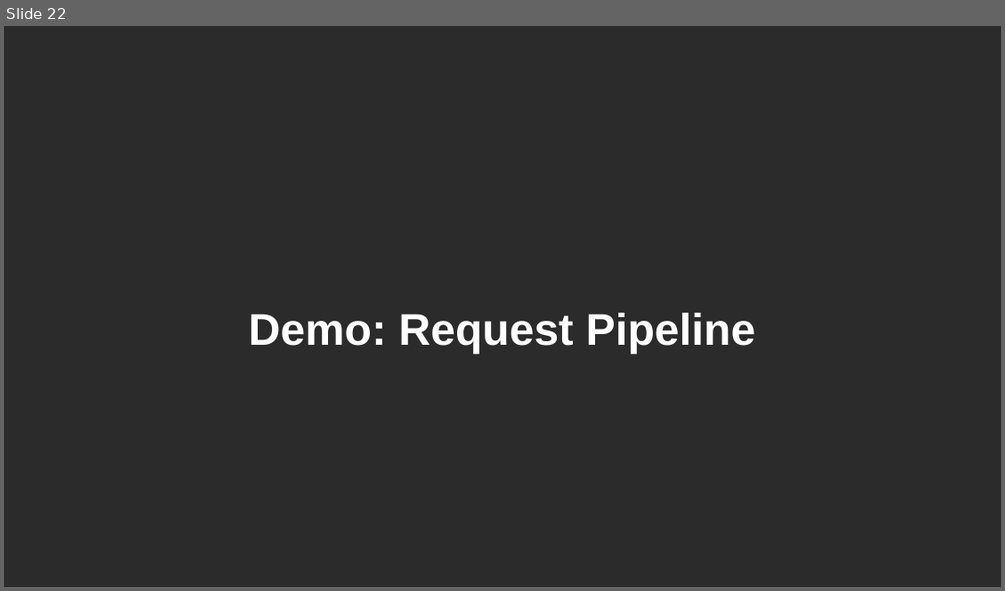
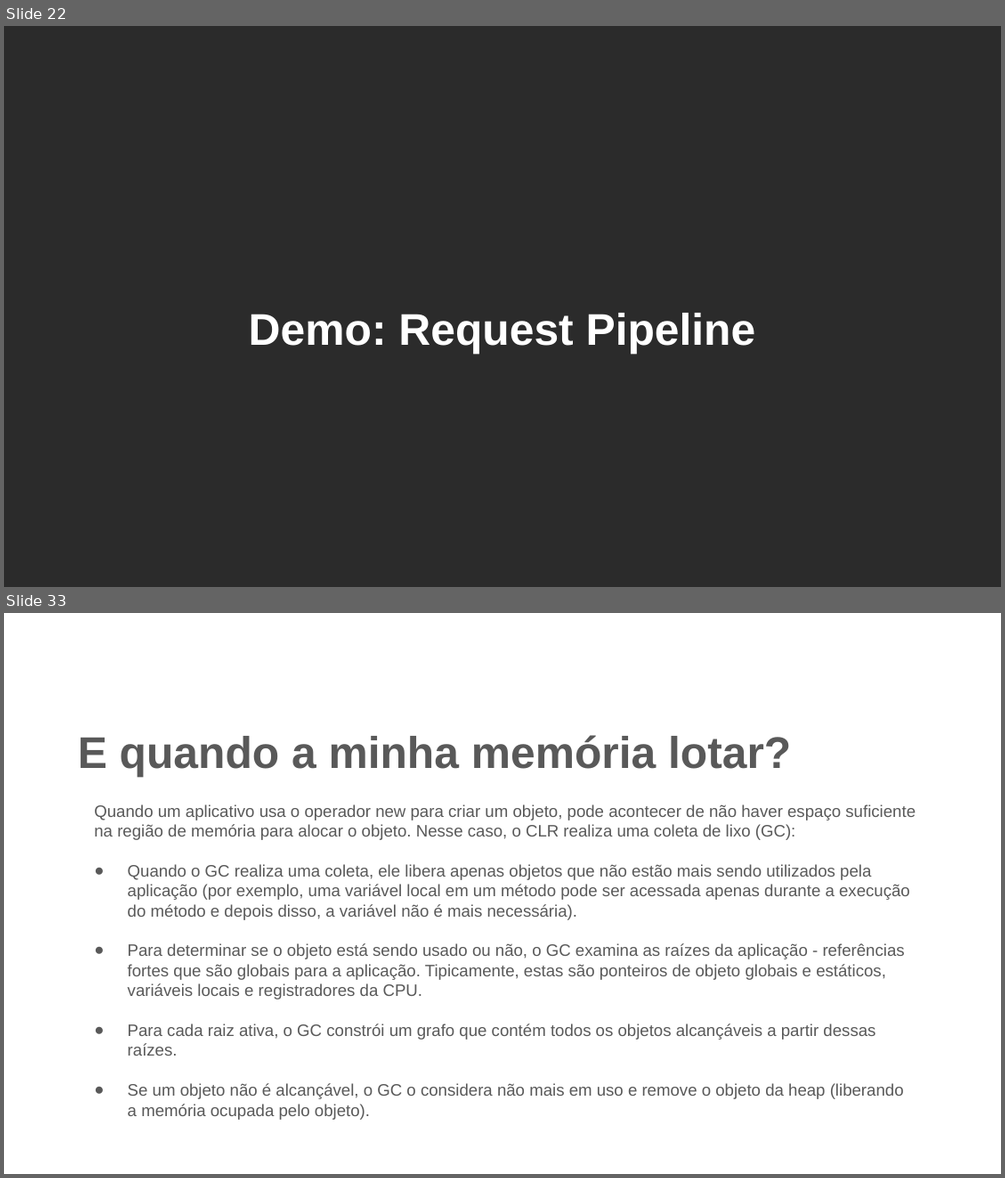
Before and after one commit to claudiogodoy99/curso-performance-dotnet, a slide deck: ppts/Fundamentos de Performance em .NET .pptx. Shown one above the other, each under a label of ours: slide 22 before the commit, slides 22 and 33 after it; the slides between them are not shown. The pictures are 1005x591 and 1005x1178 pixels, drawn with LibreOffice and Linux fonts; fonts in the diff are those of the drawing; background and template pictures are left out; a plain dark background stands for a picture behind light text. Boxes give left, top, right and bottom in pixels: in the first picture for what was removed or moved away, otherwise in the second. Text is boxed around its words. In the diff, an @@ line names an element or a change of style, - is before the commit and + after.

```diff
--- a/ppts/Fundamentos de Performance em .NET .pptx
+++ b/ppts/Fundamentos de Performance em .NET .pptx
@@ slide 33 added at [4, 613, 1001, 1174], background picture (left out) @@
@@ text added at [78, 735, 791, 778], 32 pt, text #595959, bold @@
+E quando a minha memória lotar?
@@ text added at [94, 804, 915, 1119], 12 pt, text #595959 @@
+  Quando um aplicativo usa o operador new para criar um objeto, pode acontecer de não haver espaço suficiente na região de memória para alocar o objeto. Nesse caso, o CLR realiza uma coleta de lixo (GC):
+  ● Quando o GC realiza uma coleta, ele libera apenas objetos que não estão mais sendo utilizados pela aplicação (por exemplo, uma variável local em um método pode ser acessada apenas durante a execução do método e depois disso, a variável não é mais necessária).
+  ● Para determinar se o objeto está sendo usado ou não, o GC examina as raízes da aplicação - referências fortes que são globais para a aplicação. Tipicamente, estas são ponteiros de objeto globais e estáticos, variáveis locais e registradores da CPU.
+  ● Para cada raiz ativa, o GC constrói um grafo que contém todos os objetos alcançáveis a partir dessas raízes.
+  ● Se um objeto não é alcançável, o GC o considera não mais em uso e remove o objeto da heap (liberando a memória ocupada pelo objeto).
```
Also in this commit, not shown: 1 slide changed, 22 other slides added, 3 other files.
